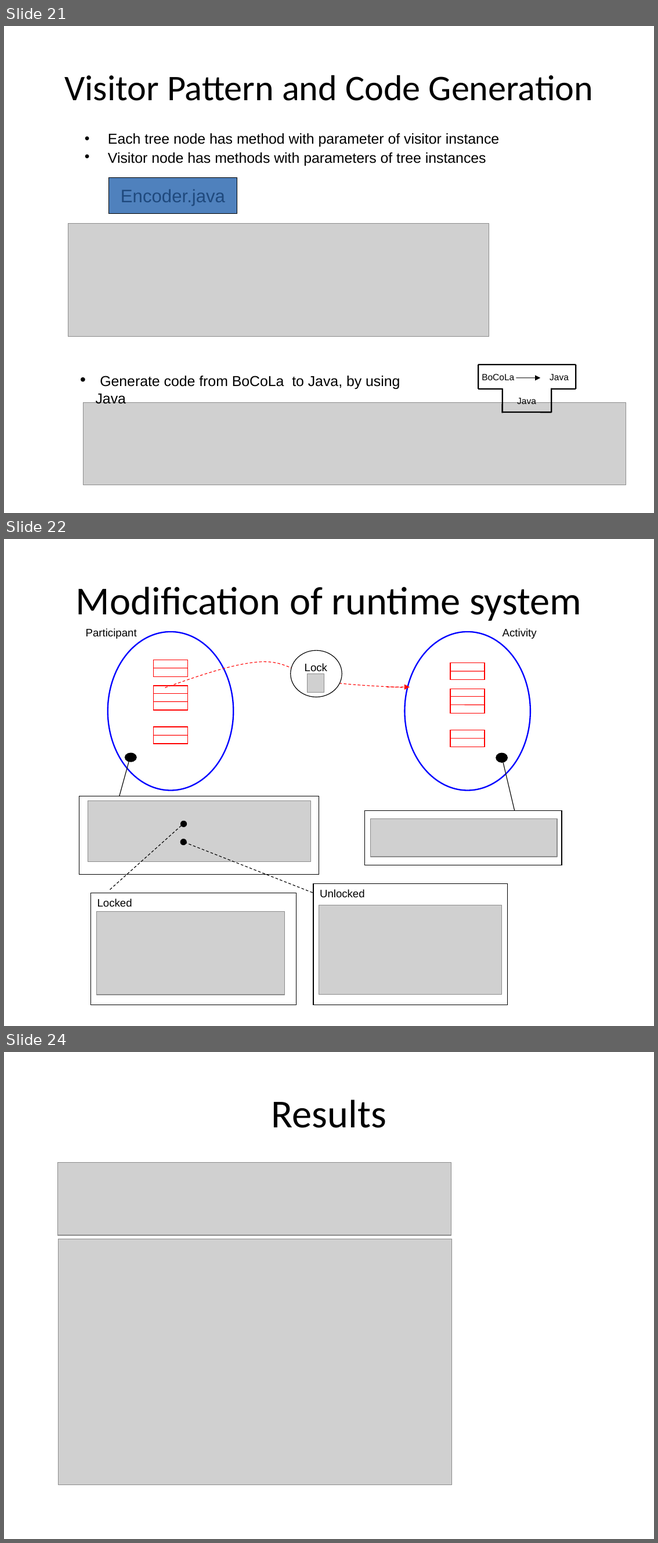
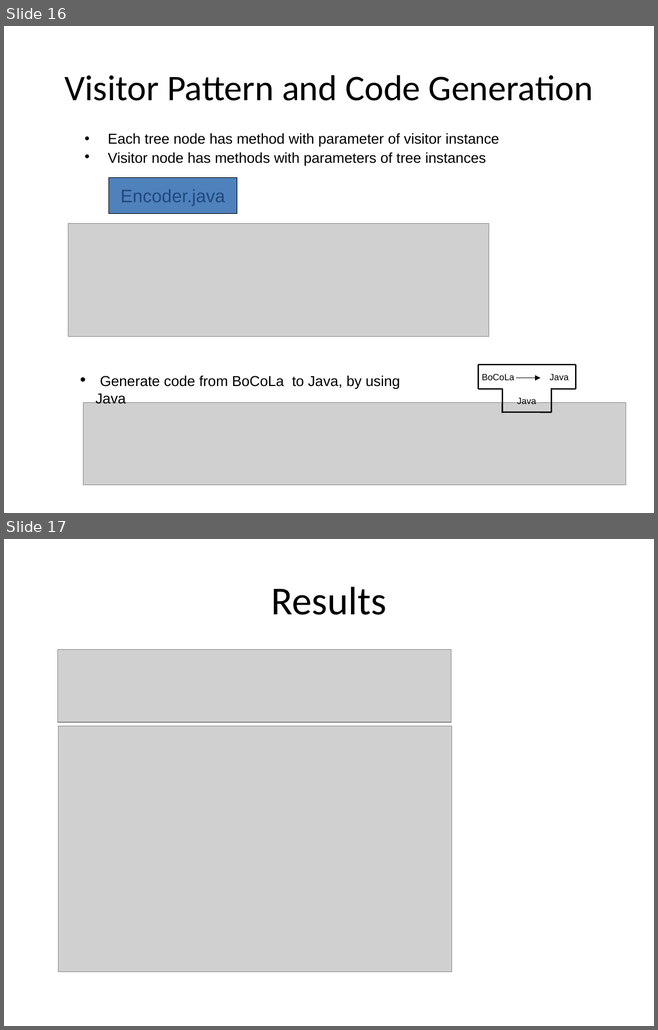
Before and after one commit to isurup/kalle-martin-group, a slide deck: SSE2/slides/1 Analysis.ppt. Shown one above the other, each under a label of ours: slides 21, 22 and 24 before the commit, slides 16 and 17 after it; the slides between them are not shown. The pictures are 658x1543 and 658x1030 pixels, drawn with LibreOffice and Linux fonts; fonts in the diff are those of the drawing; grey boxes stand for pictures. Boxes give left, top, right and bottom in pixels: in the first picture for what was removed or moved away, otherwise in the second. Text is boxed around its words. In the diff, an @@ line names an element or a change of style, - is before the commit and + after.

```diff
--- a/SSE2/slides/1 Analysis.ppt
+++ b/SSE2/slides/1 Analysis.ppt
@@ slide 22 removed at [4,539,654,1026], background #FFFFFF @@
@@ title removed at [76,587,581,621] @@
-Modification of runtime system
@@ group removed at [79,628,561,1005]: 12 rectangles, 12 lines, 7 ellipses, 5 pictures, 2 texts, 1 freeform shape, 1 arrow @@
-Activity
-Participant
-Lock
-Locked
-Unlocked
@@ what was slide 21 is now slide 16 @@
@@ what was slide 24 is now slide 17 @@
```
Also in this commit, not shown: 1 slide changed, 2 slides added, 8 other slides removed.
